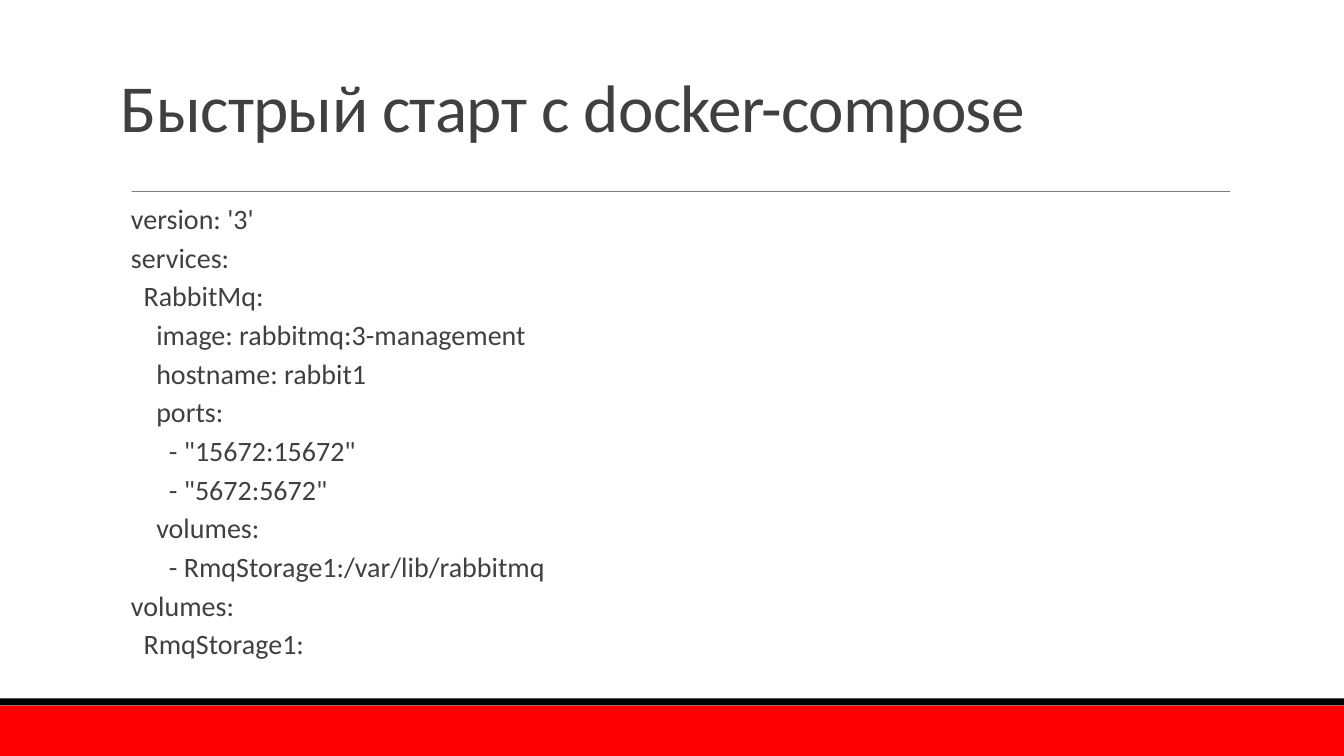
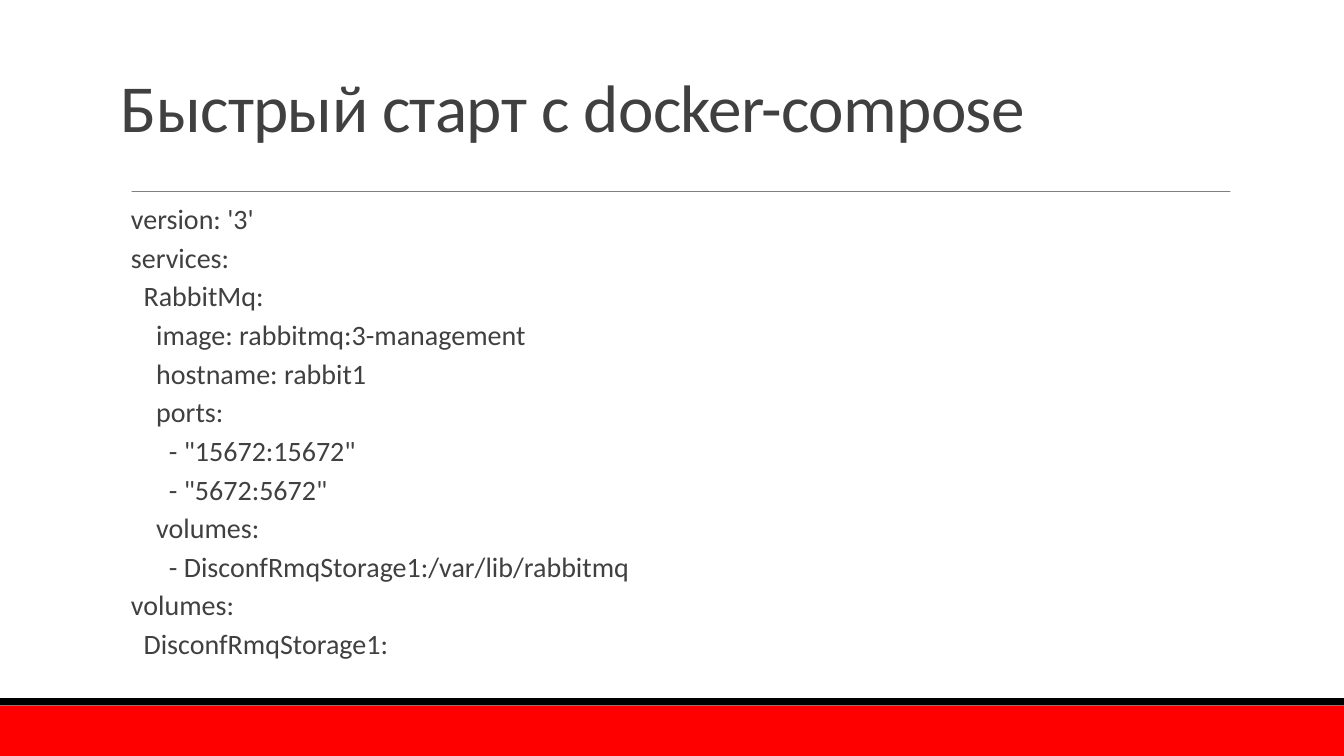
Before and after one commit to TurCons/DisconfRabbitMq, a slide deck: slide 4 of presentation/RabbitMQ.pptx (slide 5 before the commit). Drawn at 1344x756 pixels with LibreOffice and Linux fonts; fonts in the diff are those of the drawing; background and template pictures are left out. Boxes give left, top, right and bottom in pixels: in the first picture for what was removed or moved away, otherwise in the second. Text is boxed around its words. In the diff, an @@ line names an element or a change of style, - is before the commit and + after.

```diff
--- a/presentation/RabbitMQ.pptx
+++ b/presentation/RabbitMQ.pptx
@@ text at (184, 557, 629, 582): text changed @@
-- RmqStorage1:/var/lib/rabbitmq
+- DisconfRmqStorage1:/var/lib/rabbitmq
@@ text at (144, 635, 389, 659): text changed @@
-RmqStorage1:
+DisconfRmqStorage1:
```
Also in this commit, not shown: 3 other slides changed, 1 slide added, 1 slide removed, 2 other files.
